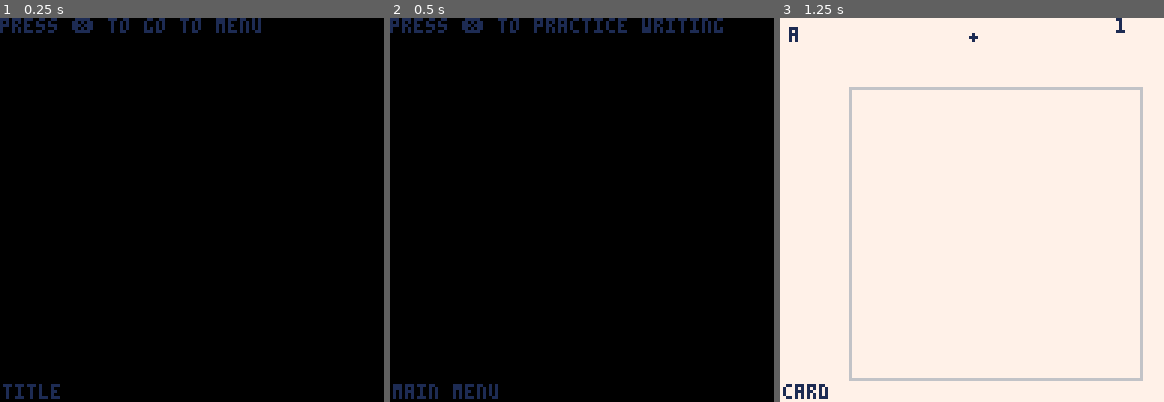
Above: before the commit, frames 1-3 (left to right).
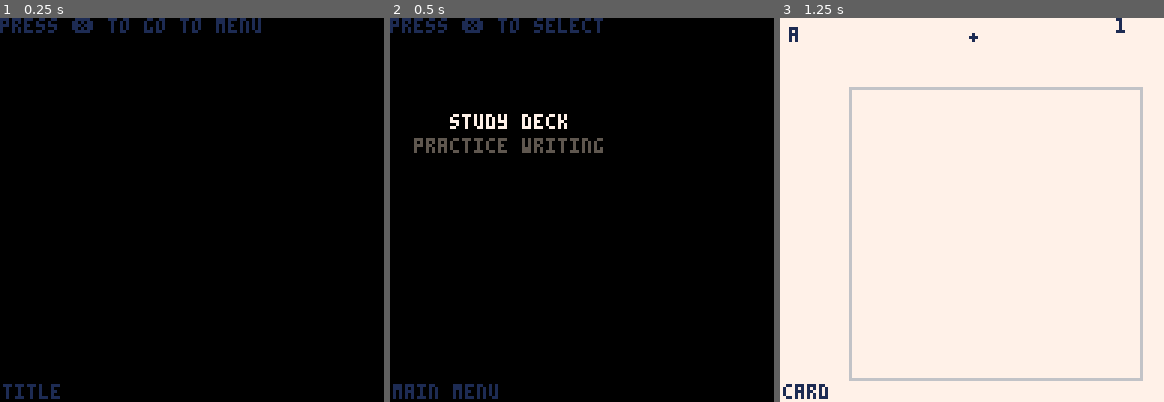
Above: after the commit, the same moments.

Repository: SestrenExsis/KanaPractice
Game: PICO-8 cartridge kana_practice.p8
The game is run twice, just before and just after one commit, with the same random seed, the same clock (stepped at 60 frames per second) and the same inputs.
Inputs (mouse positions are in pixels of both pictures, inside the frame that each line leads up to):
- Up to frame 1 (0.25 s): no input
- Up to frame 2 (0.5 s): tap X (X key) at 0.33 s
- Up to frame 3 (1.25 s): click (1060, 121) at 0.67 s; tap O (Z key) at 0.7 s; tap X (X key) at 1.07 s; click (826, 267) at 1.22 s

Frame 1 is identical in both runs. In frame 2, 2.1% of the frame differs, in the area x 6-87%, y 0-36%; in frame 3, nothing differs.

Commit message:
Implement basic menu selection

Diff:
--- a/kana_practice.p8
+++ b/kana_practice.p8
@@ -229,7 +229,7 @@
 	return res
 end
 -->8
--- main functions
+-- screens
 
 function _init()
 	inittitle()
@@ -283,18 +283,54 @@
 	drawfn=drawmenu
 	palt(0,false)
 	palt(7,true)
+	_menuindex=1
+	_menu={
+		"   study deck   ",
+		"practice writing"
+	}
 end
 
 function updatemenu()
+		if (btnp(⬆️)) _menuindex-=1
+		if (btnp(⬇️)) _menuindex+=1
+		_menuindex=1+(_menuindex-1)%#_menu
 	if btnp(❎) then
-		initcard()
+		if (_menuindex==1) initcard()
+		if (_menuindex==2) initcard()
 	end
 end
 
 function drawmenu()
 	cls()
-	print("press ❎ to practice writing")
-end
+	print("press ❎ to select")
+	for i,text in ipairs(_menu) do
+		local c=5
+		if (i==_menuindex) c=7
+		print(text,8,8*i+24,c)
+	end
+end
+
+-- study screen
+
+function initstudy()
+	_debug={
+		screen="study"
+	}
+	initfn=initstudy
+	updatefn=updatestudy
+	drawfn=drawstudy
+	palt(0,false)
+	palt(7,true)
+end
+
+function updatestudy()
+
+end
+
+function drawstudy()
+	cls(_c_cnv)
+end
+
 
 -- card screen
 
@@ -420,12 +456,12 @@
 	local p=k.strokes
 	-- draw hint
 	if _hint then
-		drawkana(k,64,7,9,2,_c_cut)
+		drawkana(k,7,9,2,_c_cut)
 		local i=(12*t())%64
 		i=mid(0,i-16,64)
-		drawkana(k,i,7,9,2,_c_dry)
+		drawkana(k,7,9,2,_c_dry,i)
  	fillp(0b0101111101011111)
-		drawkana(k,64,24,24,12)
+		drawkana(k,24,24,12)
 	end
  fillp()
  -- draw ink
@@ -514,12 +550,13 @@
 
 function drawkana(
 	k,   -- kana
-	i,   -- progression counter
 	x,y, -- upper left corner
 	s,   -- scale in pixels
-	c    -- color
+	c,   -- color
+	i    -- progression counter
 	) -- return type: bool
 	if (c==nil) c=_c_cut
+	if (i==nil) i=64
 	for pts in all(k.strokes) do
 		for pt in all(pts) do
 			i-=1
